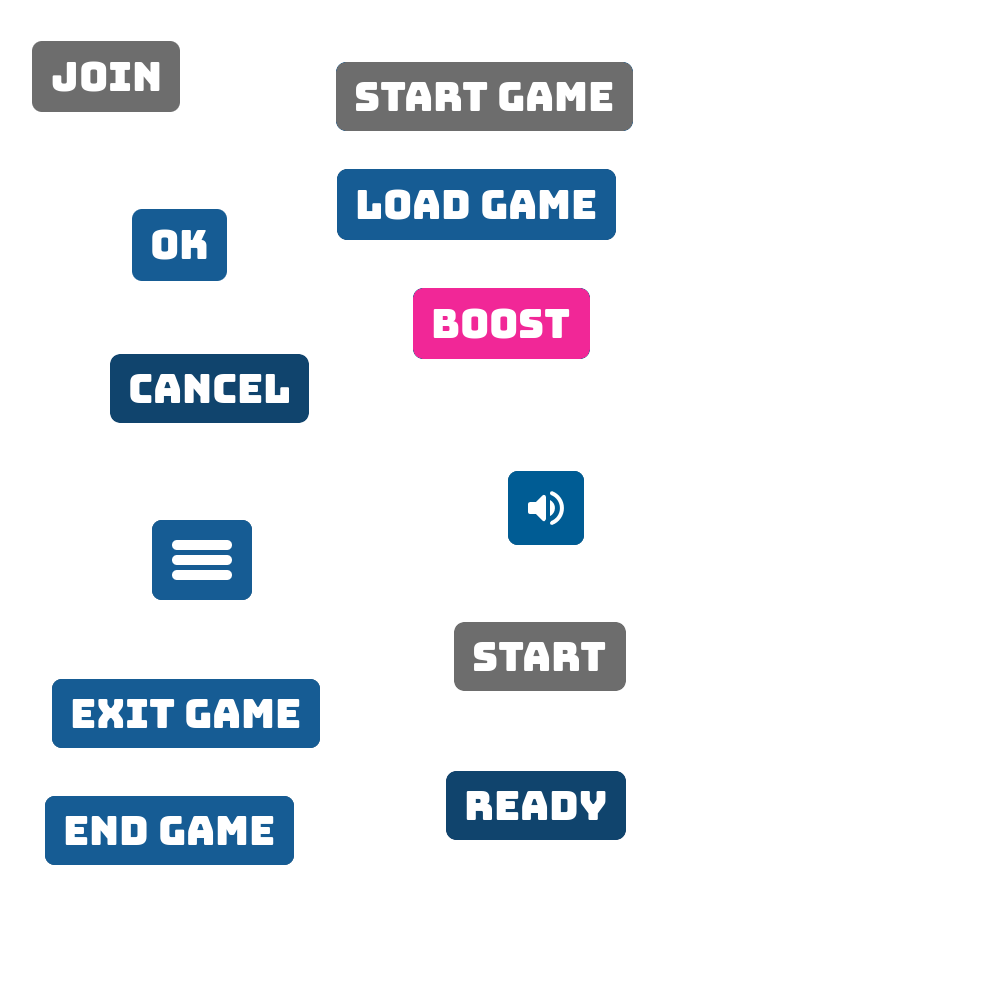
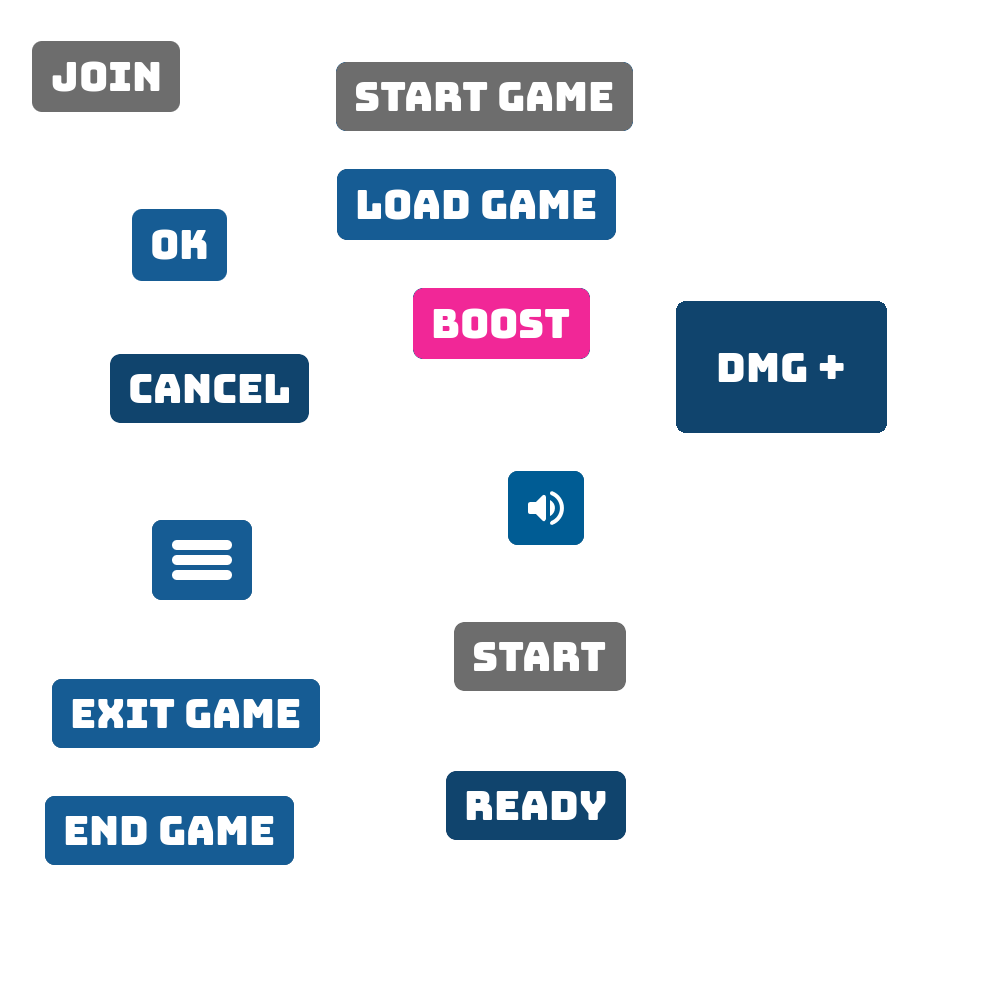
Comparing the layer stacks of the two 1000 × 1000 images. Changes:
added group "power_ups" with 7 layers above "ready" over left=676, top=301, right=887, bottom=433
added layer "dmg +" in group "power_ups" over left=718, top=353, right=844, bottom=382
added layer "bg_nor" in group "power_ups" over left=676, top=301, right=887, bottom=433
